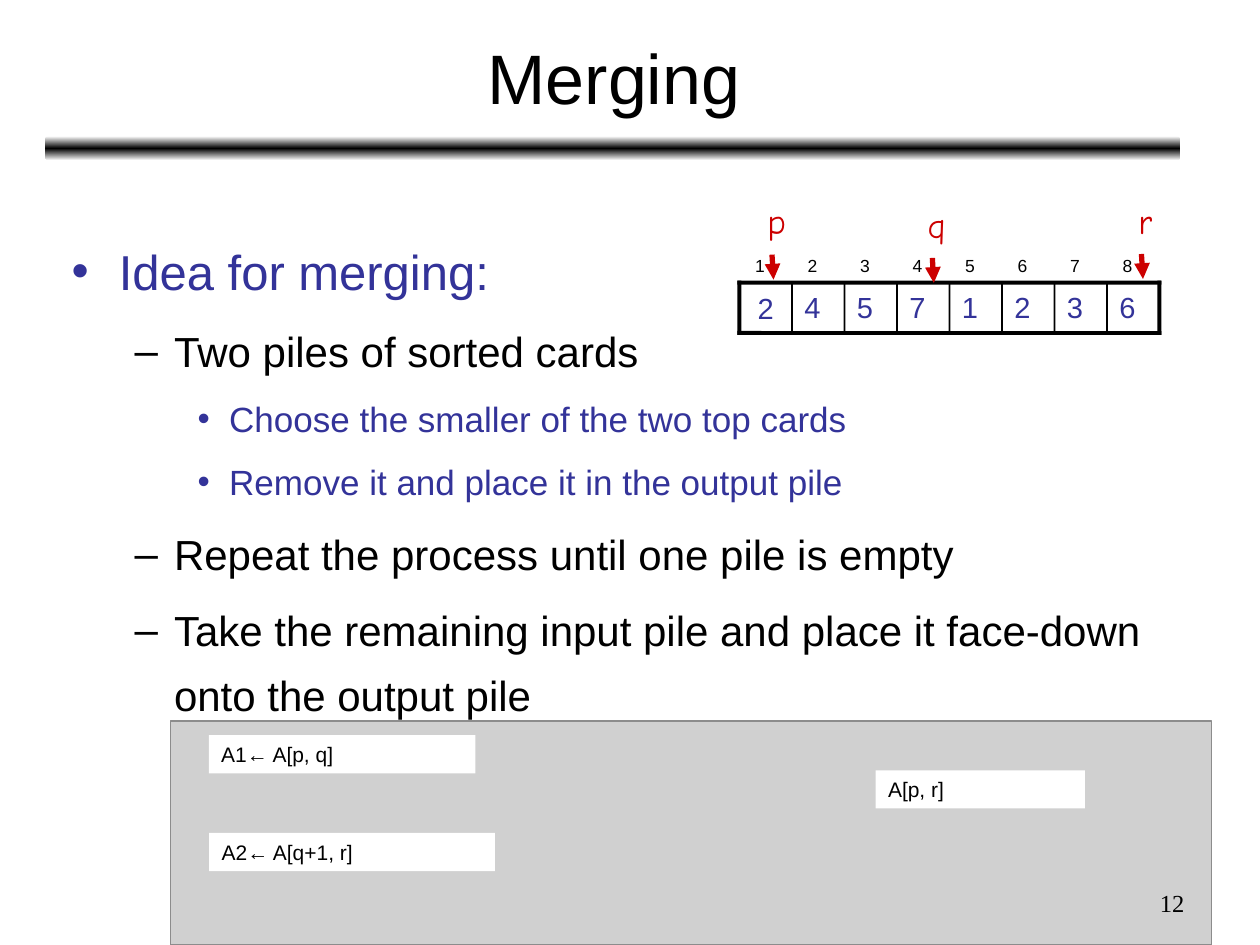
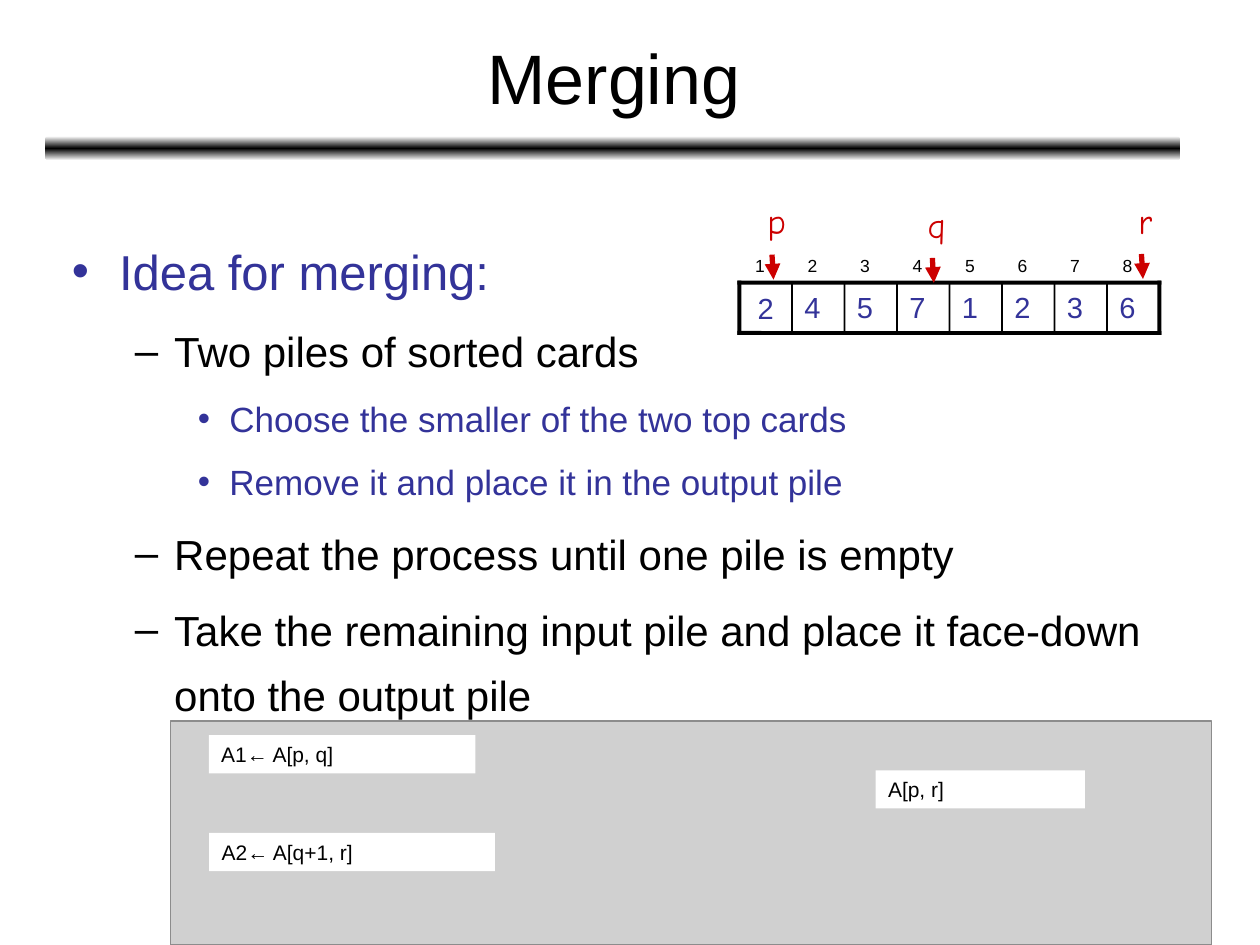
Before and after one commit to Emadalsuwat/emadalsuwat.github.io, a slide deck: slide 12 of algorithms/Lecture 4.ppt. Drawn at 1260x945 pixels with LibreOffice and Linux fonts; fonts in the diff are those of the drawing; grey boxes stand for pictures. Boxes give left, top, right and bottom in pixels: in the first picture for what was removed or moved away, otherwise in the second. Text is boxed around its words. In the diff, an @@ line names an element or a change of style, - is before the commit and + after.

```diff
--- a/algorithms/Lecture 4.ppt
+++ b/algorithms/Lecture 4.ppt
@@ page number removed at <box>1160,895,1185,912</box> @@
-12
```
Also in this commit, not shown: 42 other slides changed, 3 other files.
